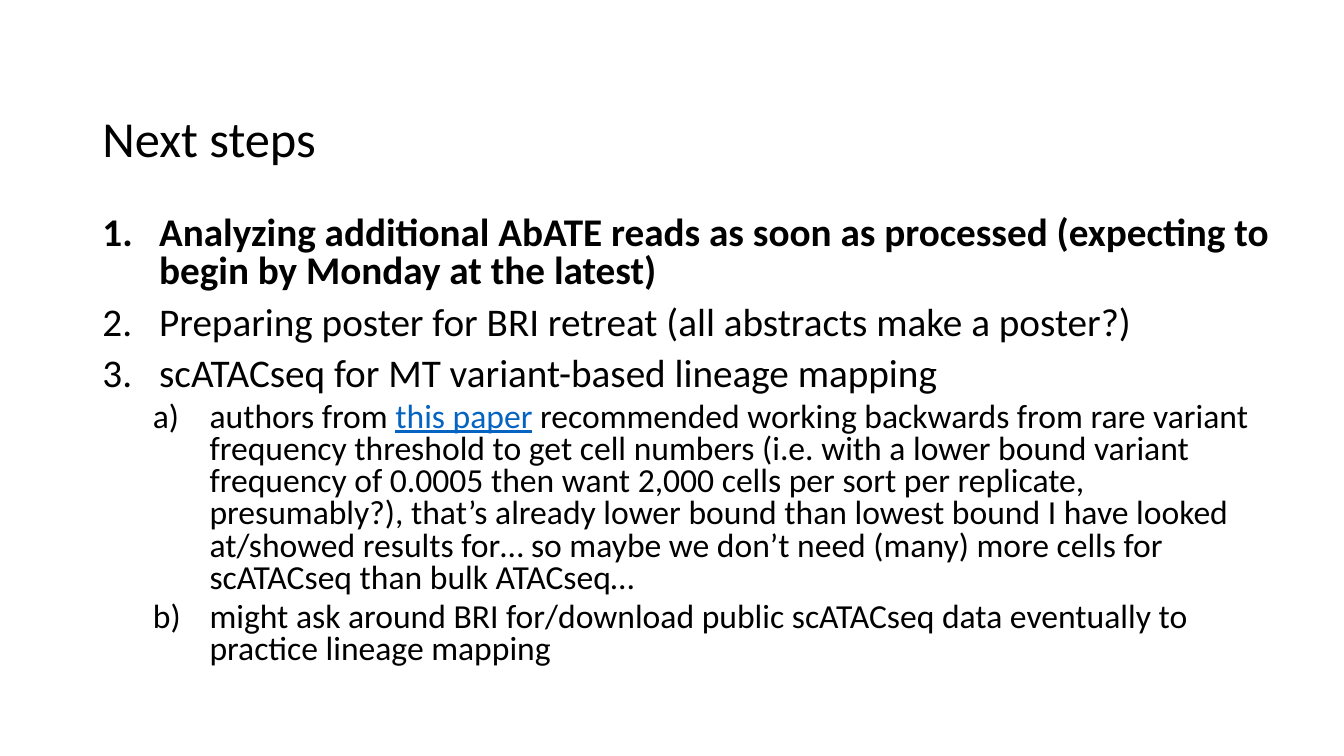
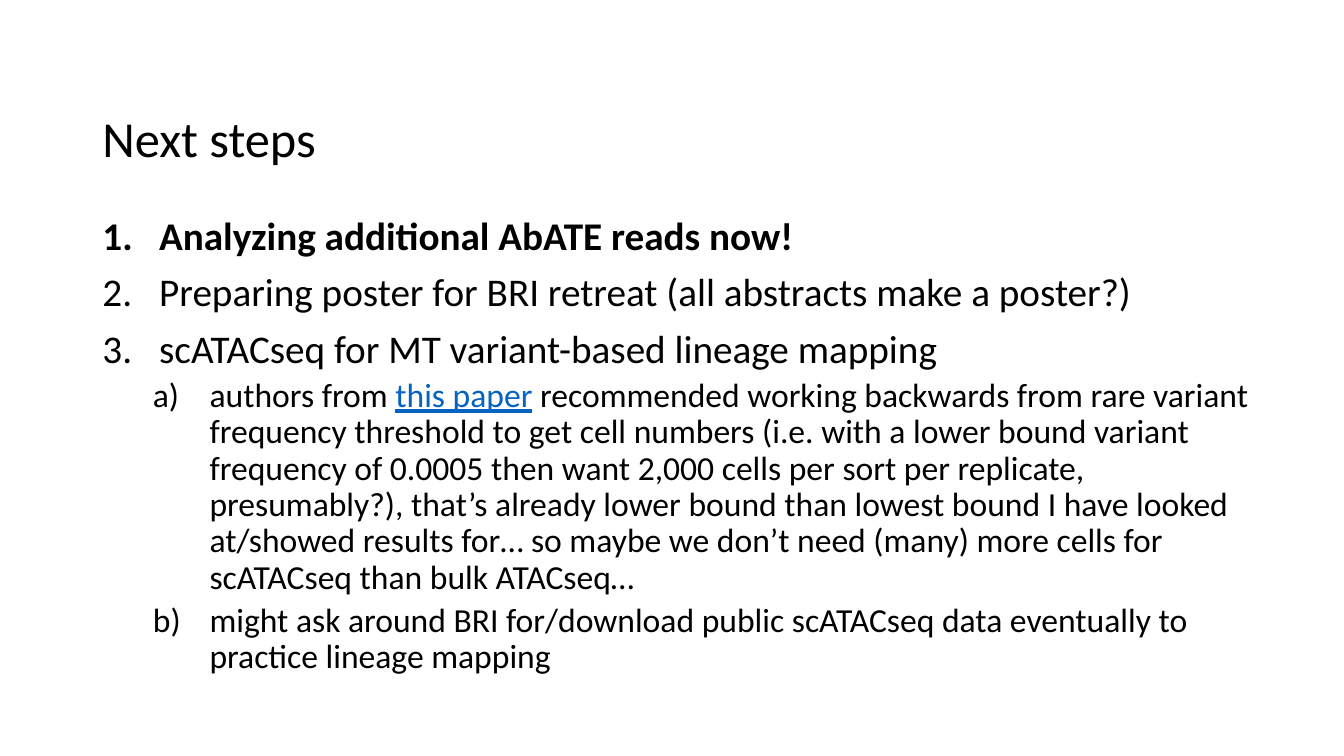
Before and after one commit to tybottorff/bottorffdocs, a slide deck: slide 9 of presentations/weekly_meetings/8_8_24.pptx. Drawn at 1344x756 pixels with LibreOffice and Linux fonts; fonts in the diff are those of the drawing. Boxes give left, top, right and bottom in pixels: in the first picture for what was removed or moved away, otherwise in the second. Text is boxed around its words. In the diff, an @@ line names an element or a change of style, - is before the commit and + after.

```diff
--- a/presentations/weekly_meetings/8_8_24.pptx
+++ b/presentations/weekly_meetings/8_8_24.pptx
@@ text at <box>159,222,793,257</box>: text changed @@
-1. Analyzing additional AbATE reads as soon as processed (expecting to begin by Monday at the latest)
+1. Analyzing additional AbATE reads now!
@@ text at <box>159,277,1248,674</box>: line spacing 0.8 to 0.9 @@
```
Also in this commit, not shown: 1 other slide changed.
